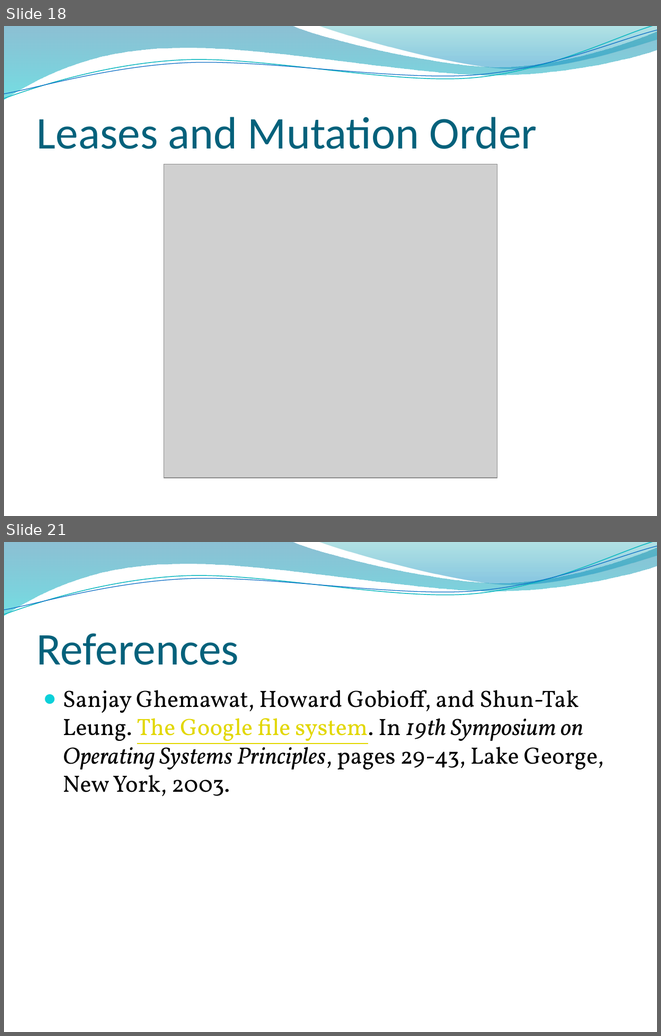
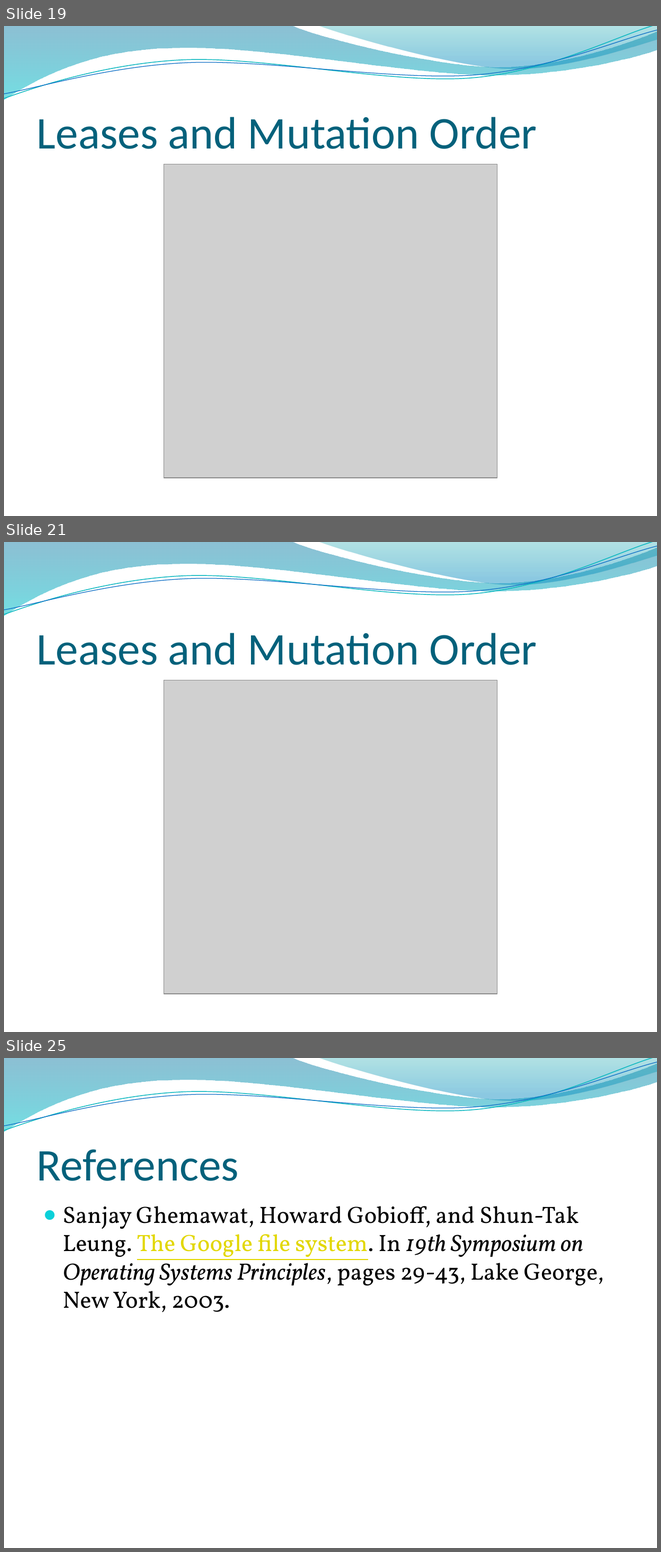
Before and after one commit to edvelezg/unb-os, a slide deck: google-fs/google-fs.pptx. Shown one above the other, each under a label of ours: slides 18 and 21 before the commit, slides 19, 21 and 25 after it; the slides between them are not shown. The pictures are 661x1036 and 661x1552 pixels, drawn with LibreOffice and Linux fonts; fonts in the diff are those of the drawing; grey boxes stand for pictures; background and template pictures are left out. Boxes give left, top, right and bottom in pixels: in the first picture for what was removed or moved away, otherwise in the second. Text is boxed around its words. In the diff, an @@ line names an element or a change of style, - is before the commit and + after.

```diff
--- a/google-fs/google-fs.pptx
+++ b/google-fs/google-fs.pptx
@@ slide 21 added at <box>4,542,657,1032</box>, background picture (left out); not listed: 4 template elements that a slide beside it also shows @@
@@ title added at <box>37,633,537,665</box>, 50 pt, text #04617B @@
+Leases and Mutation Order
@@ picture added at <box>164,680,497,994</box> @@
@@ what was slide 18 is now slide 19 @@
@@ what was slide 21 is now slide 25 @@
```
Also in this commit, not shown: 7 other slides added, 1 slide removed.
